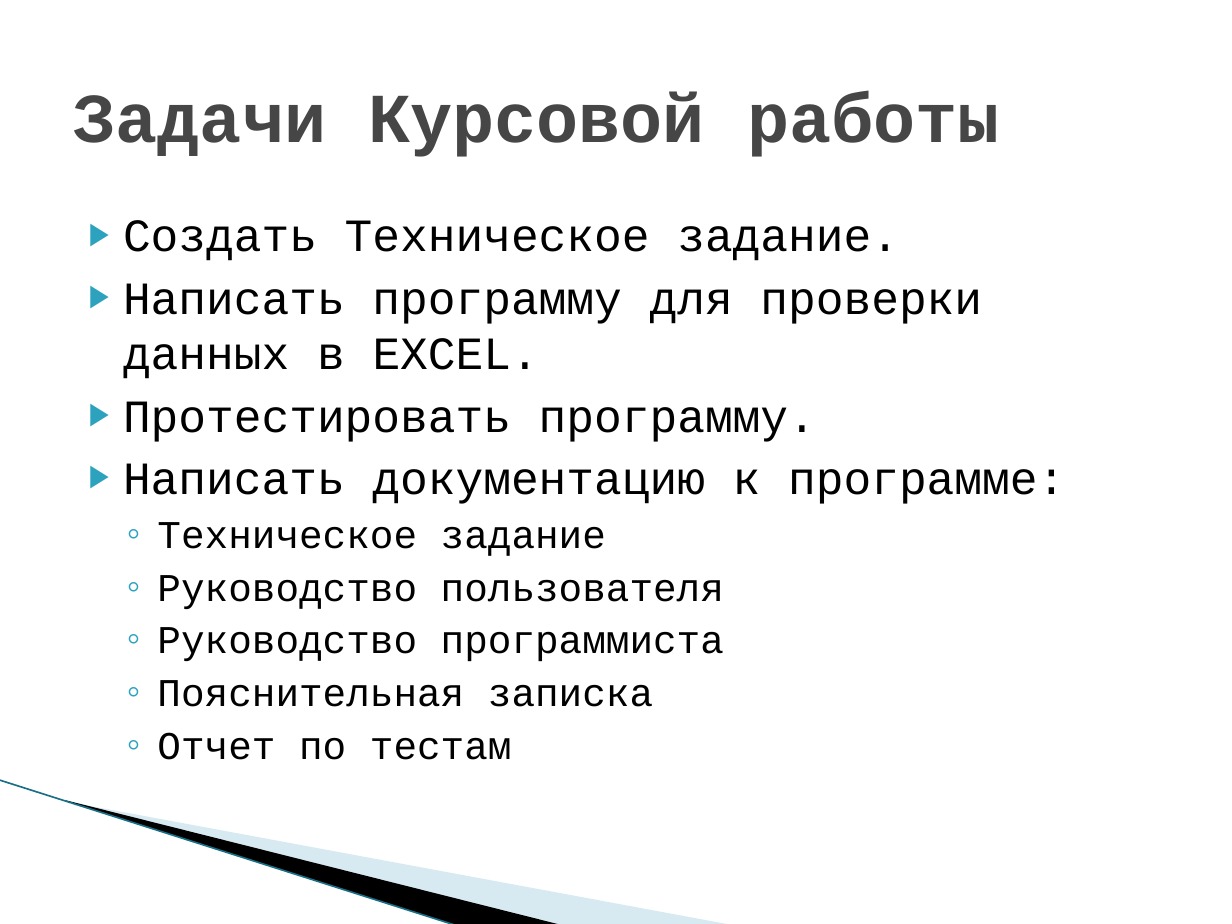
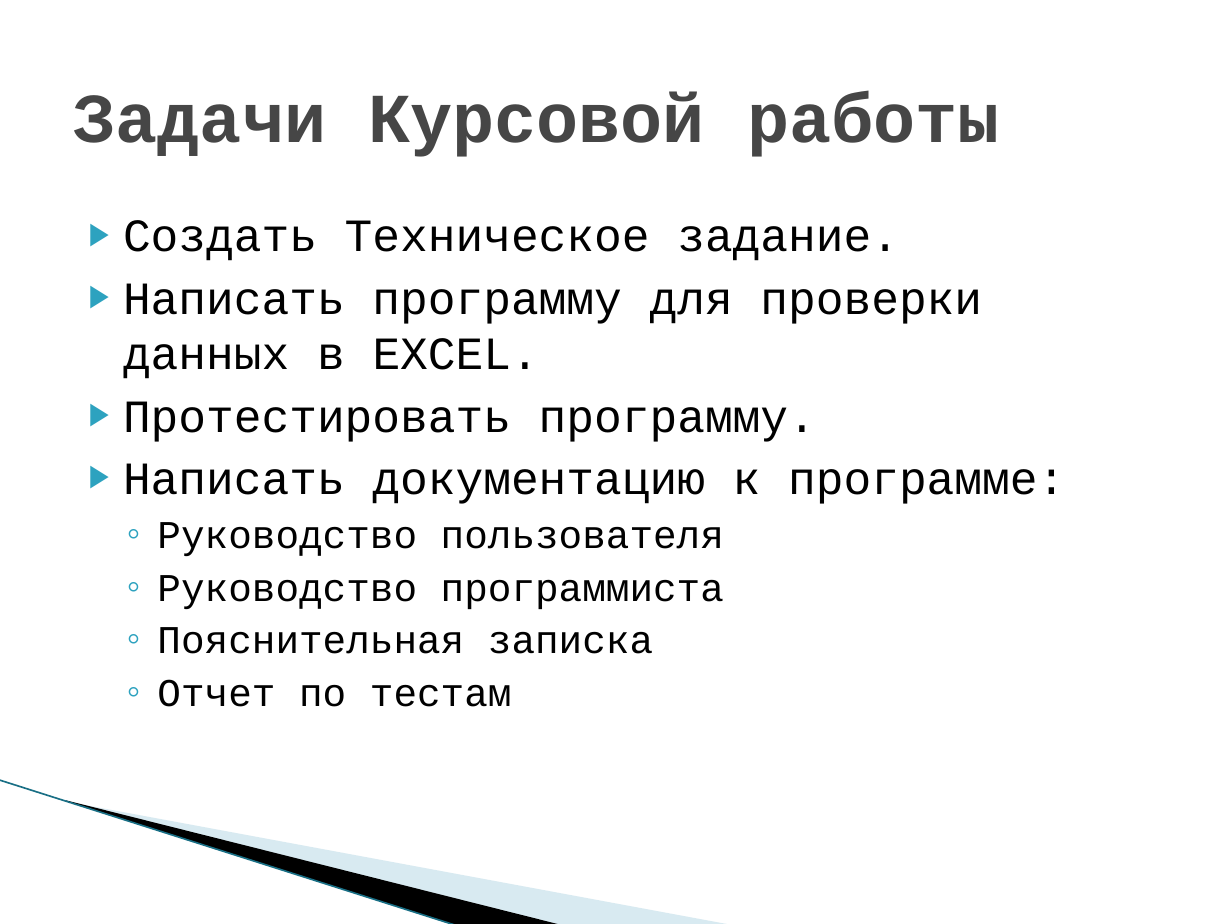
Before and after one commit to Course-and-Co/Excel-and-Cisharp, a slide deck: slide 3 of Презентация.pptx. Drawn at 1232x924 pixels with LibreOffice and Linux fonts; fonts in the diff are those of the drawing; background and template pictures are left out. Boxes give left, top, right and bottom in pixels: in the first picture for what was removed or moved away, otherwise in the second. Text is boxed around its words. In the diff, an @@ line names an element or a change of style, - is before the commit and + after.

```diff
--- a/Презентация.pptx
+++ b/Презентация.pptx
@@ text at (157, 522, 606, 556): paragraph removed @@
-  ◦ Техническое задание
```
Also in this commit, not shown: 3 other slides changed, 1 other file.
